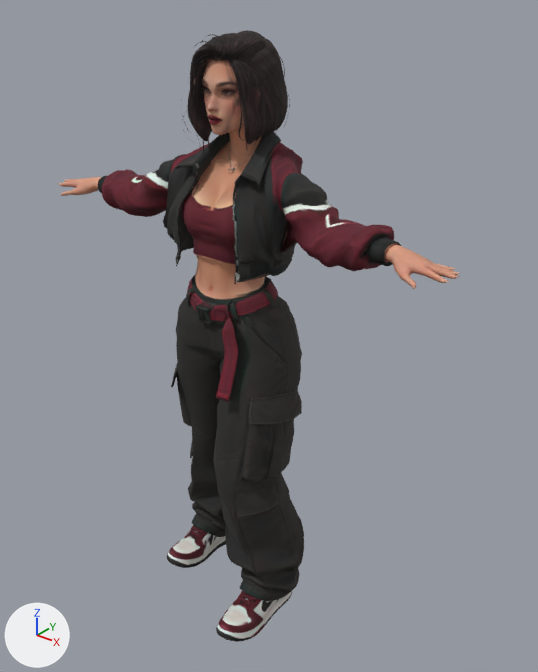
One commit to the glTF model assets/npcs/ana-paula-novli.glb: the scene before it, then after it.
Camera for both pictures: a 50 mm camera at (1.256, -1.412, 0.872) aimed at (0.077, 0.062, -0.042). The axes (+X, +Y, +Z) are drawn at lower left. The lights are the same throughout. The older version comes first. Where no turn or scale is listed for an object, it has been applied to the vertices. Vertices at exactly the same position are counted once.

The older version as bpy lines, for what is in view:
```python
me_ana_paula_novli = bpy.data.meshes.new('ana-paula-novli')
me_ana_paula_novli.from_pydata(...)  # 14779 vertices, 28095 faces; spans x -0.66..0.66, y -0.26..0.21, z -0.93..0.75
me_ana_paula_novli.materials.append(mat_ana_paula_novli)  # picture img_image_0
ob_ana_paula_novli = bpy.data.objects.new('ana-paula-novli', me_ana_paula_novli)
ob_ana_paula_novli.location = (0.0, 0.0, 0.0)
```
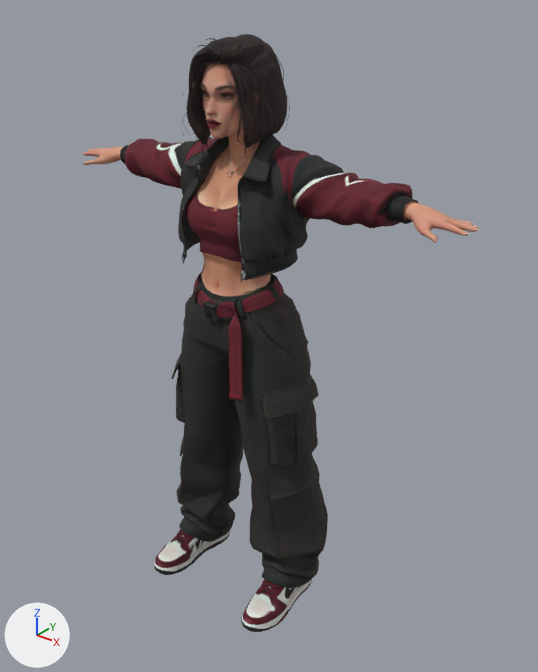
The change, as JSON lines over the scene's bpy script:
```json
{"block": "me_ana_paula_novli", "where": "# used by ob_ana_paula_novli; location = (0.0, 0.0, 0.0)"}
{"op": "remove", "block": "me_ana_paula_novli", "code": "me_ana_paula_novli.from_pydata(...)  # 14779 vertices, 28095 faces; spans x -0.66..0.66, y -0.26..0.21, z -0.93..0.75"}
{"op": "add", "block": "me_ana_paula_novli", "code": "me_ana_paula_novli.from_pydata(...)  # 14779 vertices, 28095 faces; spans x -0.65..0.65, y -0.19..0.18, z -0.91..0.74"}
{"block": "me_ana_paula_novli", "change": "me_ana_paula_novli part 1: the loose piece of 38 vertices spanning x -0.19..-0.14, y -0.03..-0.01, z -0.82..-0.81 is moved by (-0.02, -0.04, 0.0)"}
{"block": "me_ana_paula_novli", "change": "me_ana_paula_novli part 2: the loose piece of 510 vertices spanning x -0.66..-0.47, y -0.09..0.02, z 0.28..0.33 is moved by (0.01, 0.09, 0.08)"}
{"block": "me_ana_paula_novli", "change": "me_ana_paula_novli part 3: the loose piece of 33 vertices spanning x -0.1..-0.06, y -0.1..-0.08, z 0.05..0.11 is moved by (0.0, 0.03, 0.0)"}
{"block": "me_ana_paula_novli", "change": "me_ana_paula_novli part 4: the loose piece of 135 vertices spanning x -0.11..0.11, y -0.09..0.08, z 0.09..0.25 is moved by (0.0, 0.03, 0.0)"}
{"block": "me_ana_paula_novli", "change": "me_ana_paula_novli part 5: the loose piece of 44 vertices spanning x -0.02..0.02, y -0.12..-0.11, z 0.04..0.09 is moved by (0.0, 0.03, 0.0)"}
{"block": "me_ana_paula_novli", "change": "me_ana_paula_novli part 6: the loose piece of 2762 vertices spanning x -0.13..0.12, y -0.07..0.17, z 0.45..0.75 is moved by (0.0, 0.0, -0.01)"}
{"block": "me_ana_paula_novli", "change": "me_ana_paula_novli part 7: the loose piece of 220 vertices spanning x -0.05..0.05, y 0.0..0.11, z 0.42..0.51 is moved by (0.0, -0.01, -0.01)"}
{"block": "me_ana_paula_novli", "change": "me_ana_paula_novli part 8: the loose piece of 39 vertices spanning x -0.06..0.02, y -0.06..-0.04, z 0.69..0.73 is moved by (0.0, 0.0, -0.01)"}
{"block": "me_ana_paula_novli", "change": "me_ana_paula_novli part 9: the loose piece of 39 vertices spanning x -0.06..0.04, y -0.05..-0.03, z 0.69..0.75 is moved by (0.0, 0.0, -0.01)"}
{"block": "me_ana_paula_novli", "change": "me_ana_paula_novli part 10: the loose piece of 41 vertices spanning x 0.13..0.17, y -0.16..-0.15, z -0.84..-0.83 is moved by (0.03, 0.07, 0.01)"}
{"block": "me_ana_paula_novli", "change": "me_ana_paula_novli part 11: the loose piece of 38 vertices spanning x 0.13..0.17, y -0.14..-0.13, z -0.83..-0.82 is moved by (0.03, 0.07, 0.01)"}
{"block": "me_ana_paula_novli", "change": "me_ana_paula_novli part 12: 10309 of 14779 vertices moved; they spanned x -0.49..0.66, y -0.26..0.21, z -0.93..0.69 and now span x -0.48..0.65, y -0.19..0.18, z -0.91..0.69; mean shift (0.0, 0.04, 0.02); largest move (-0.19, -0.01, 0.25) -> (-0.18, 0.09, 0.32)"}
{"block": "me_ana_paula_novli", "change": "other edits to the shape of me_ana_paula_novli do not show in these pictures"}
```

Pixel boxes (x1, y1, x2, y2) of what changed, in the pictures (538 x 672 px; the box of a moved part takes in the faces that stretch with it):
```json
{"object": "ana-paula-novli", "change": "reshaped", "before": [58, 30, 460, 642], "after": [82, 34, 480, 632]}
{"part": 1, "of": "me_ana_paula_novli", "change": "moved or reshaped", "before": [194, 526, 202, 537], "after": [181, 530, 189, 541]}
{"part": 2, "of": "me_ana_paula_novli", "change": "moved or reshaped", "before": [58, 177, 101, 196], "after": [82, 147, 123, 165]}
{"part": 3, "of": "me_ana_paula_novli", "change": "moved or reshaped", "before": [186, 288, 195, 308], "after": [193, 285, 202, 305]}
{"part": 4, "of": "me_ana_paula_novli", "change": "moved or reshaped", "before": [194, 255, 265, 300], "after": [201, 253, 271, 298]}
{"part": 5, "of": "me_ana_paula_novli", "change": "moved or reshaped", "before": [196, 304, 213, 326], "after": [202, 302, 220, 322]}
{"part": 6, "of": "me_ana_paula_novli", "change": "moved or reshaped", "before": [181, 30, 290, 156], "after": [181, 34, 290, 159]}
{"part": 7, "of": "me_ana_paula_novli", "change": "moved or reshaped", "before": [228, 142, 253, 174], "after": [226, 145, 253, 177]}
{"part": 8, "of": "me_ana_paula_novli", "change": "moved or reshaped", "before": [194, 41, 220, 60], "after": [197, 45, 219, 65]}
{"part": 9, "of": "me_ana_paula_novli", "change": "moved or reshaped", "before": [202, 34, 228, 60], "after": [206, 38, 227, 64]}
{"part": 10, "of": "me_ana_paula_novli", "change": "moved or reshaped", "before": [238, 599, 249, 607], "after": [261, 588, 273, 595]}
{"part": 11, "of": "me_ana_paula_novli", "change": "moved or reshaped", "before": [240, 595, 254, 600], "after": [263, 584, 277, 587]}
{"part": 12, "of": "me_ana_paula_novli", "change": "moved or reshaped", "before": [98, 60, 460, 642], "after": [120, 64, 480, 632]}
```
